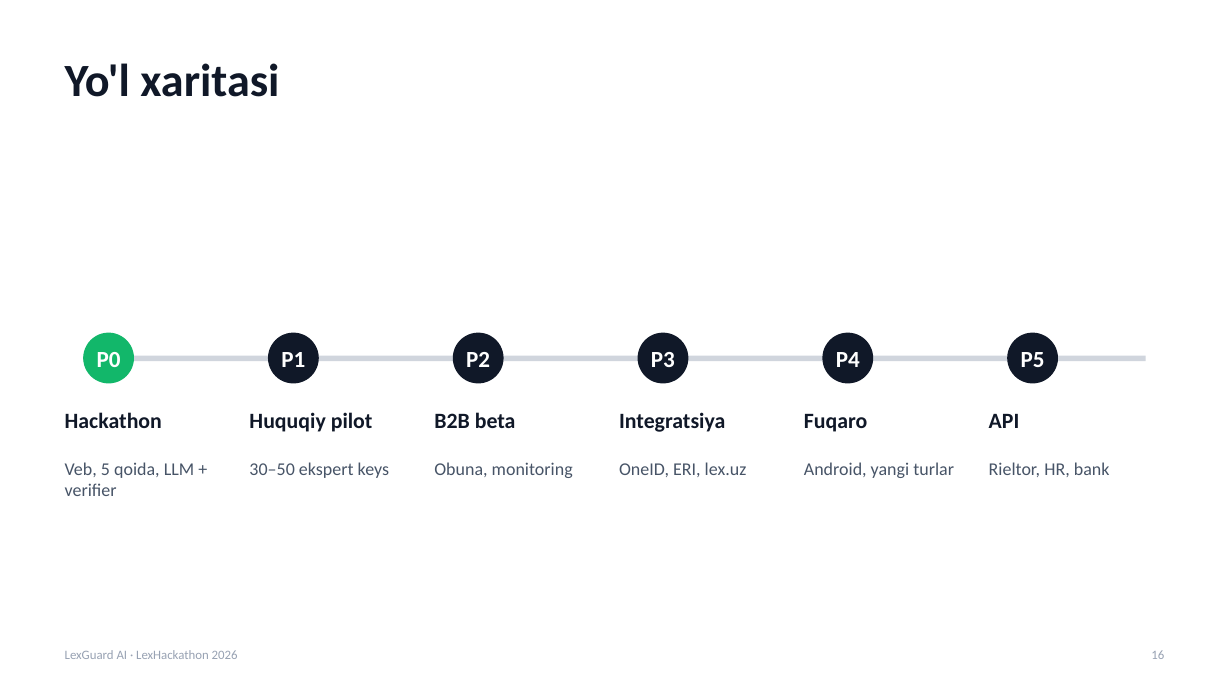
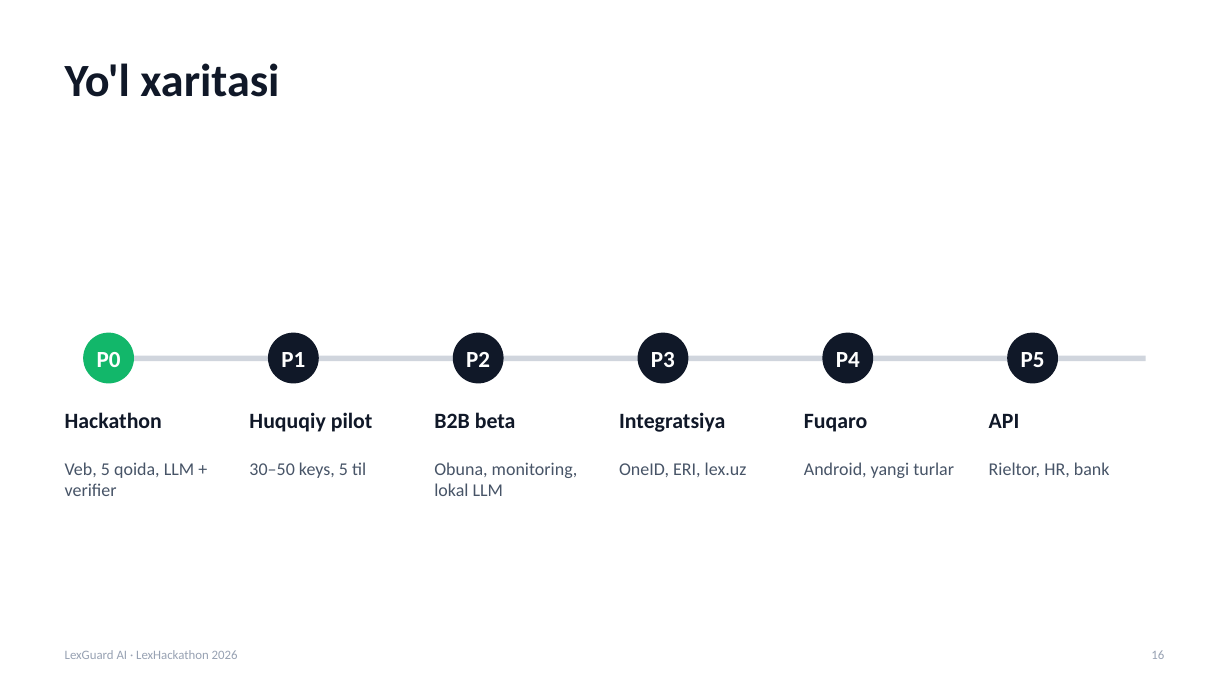
Before and after one commit to Vafoyev/LexHackaton_DNK_CODE, a slide deck: slide 16 of presentation/LexGuard-AI-Taqdimot.pptx. Drawn at 1232x693 pixels with LibreOffice and Linux fonts; fonts in the diff are those of the drawing. Boxes give left, top, right and bottom in pixels: in the first picture for what was removed or moved away, otherwise in the second. Text is boxed around its words. In the diff, an @@ line names an element or a change of style, - is before the commit and + after.

```diff
--- a/presentation/LexGuard-AI-Taqdimot.pptx
+++ b/presentation/LexGuard-AI-Taqdimot.pptx
@@ text at (249, 462, 366, 478): text changed @@
-30–50 ekspert keys
+30–50 keys, 5 til
@@ text at (434, 462, 578, 496): text changed @@
-Obuna, monitoring
+Obuna, monitoring, lokal LLM
```
Also in this commit, not shown: 11 other slides changed, 5 other files.
